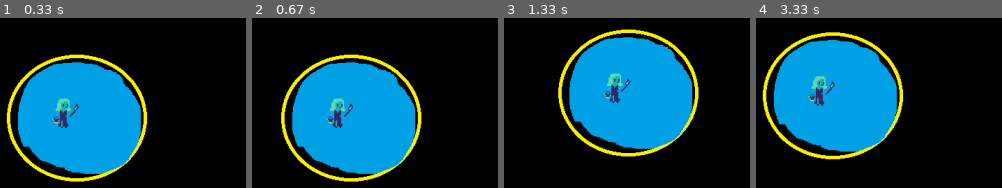
Above: before the commit, frames 1-4 (left to right).
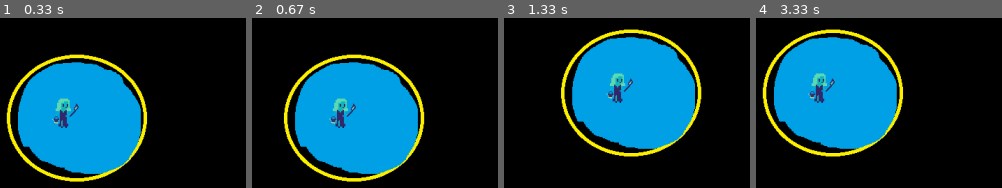
Above: after the commit, the same moments.

Repository: FlorianHeck2/codespaces-jupyter
Game: pygame game, started from project/main.py
The game is run twice, just before and just after one commit, with the same random seed, the same clock (stepped at 60 frames per second) and the same inputs.
Inputs:
- Up to frame 1 (0.33 s): no input
- Up to frame 2 (0.67 s): hold Right from 0.33 s (still down)
- Up to frame 3 (1.33 s): release Right at 0.8 s; hold Up 0.83-1.13 s; hold Right from 1.17 s (still down)
- Up to frame 4 (3.33 s): release Right at 1.63 s; hold Left 1.67-2.2 s; hold Down 2.23-2.53 s; hold Left 2.57-2.97 s; hold Up from 3 s (still down)

Frame 1 is identical in both runs. In frame 2, 7.4% of the frame differs, in the area x 11-71%, y 21-97%; in frame 3, 7.4%; in frame 4, 7.9%, in the area x 2-60%, y 6-84%.

Commit message:
Fixed walls

Diff:
--- a/butterfly.py
+++ b/butterfly.py
@@ -1,5 +1,5 @@
 
-max = 10
+max = 7
 for x in range(2):
     for l in range (max-1):
         print(" ", end=" ")
--- a/project/main.py
+++ b/project/main.py
@@ -32,7 +32,7 @@
              self.y -= geschw
         elif Liste[3]:
              self.y += geschw
-    def anderslaufen(self, Liste):
+    def anderslaufen(self, Liste): #nicht notwendig
         if Liste[1]:
              self.x -= self.geschw
              self.richtg = [1,0,0,0]
@@ -63,18 +63,16 @@
 
 while Go:
     spielerrechteck = pygame.Rect(spieler1.x, spieler1.y, 42, 46)
-
-    screen.fill((100,146,95))
     screen.blit(hintergrund, (0,0))
-    screen.blit(linksgehen, (spieler1.x,spieler1.y))
-    screen.blit(Fackelschein, (spieler1.x-1900, spieler1.y-1050))
     gedrueckt = pygame.key.get_pressed()
     for event in pygame.event.get():#Tastatur/Spielefenstereingaben abgreifen
         if event.type ==pygame.QUIT: sys.exit()#Spiel schließen
     counter = 0
+    savex=spieler1.x
+    savey=spieler1.y
 
 
-    if gedrueckt[pygame.K_RIGHT] and not spielerrechteck.colliderect(rechteWand):# and not spielerRechteck.colliderect(rechteWand):#Pfeiltaste rechts
+    if gedrueckt[pygame.K_RIGHT]:# and not spielerRechteck.colliderect(rechteWand):#Pfeiltaste rechts
         spieler1.laufen([0,1,0,0], spieler1.geschw)
         richtung = [0,1,0,0]
     elif gedrueckt[pygame.K_LEFT]: #and not spielerRechteck.colliderect(linkeWand):#Pfeiltaste links
@@ -90,7 +88,12 @@
         if spielerrechteck.colliderect(wall):
              counter += 1
     if counter != 0:
-        spieler1.anderslaufen(richtung)
+        spieler1.x=savex
+        spieler1.y=savey
+
+
+    screen.blit(linksgehen, (spieler1.x,spieler1.y))
+    screen.blit(Fackelschein, (spieler1.x-1900, spieler1.y-1050))
 
 
     #richtung = [0,0,0,0,1] Links,Rechts, Hoch, Runter, Stehen
